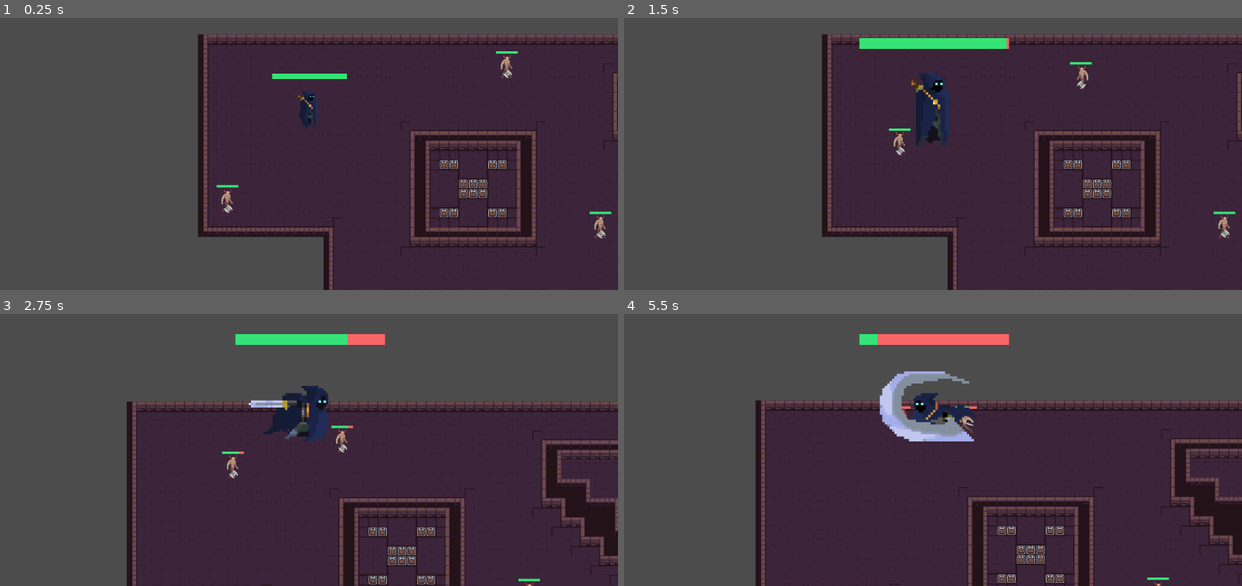
Above: before the commit, frames 1-4 (two rows, left to right).
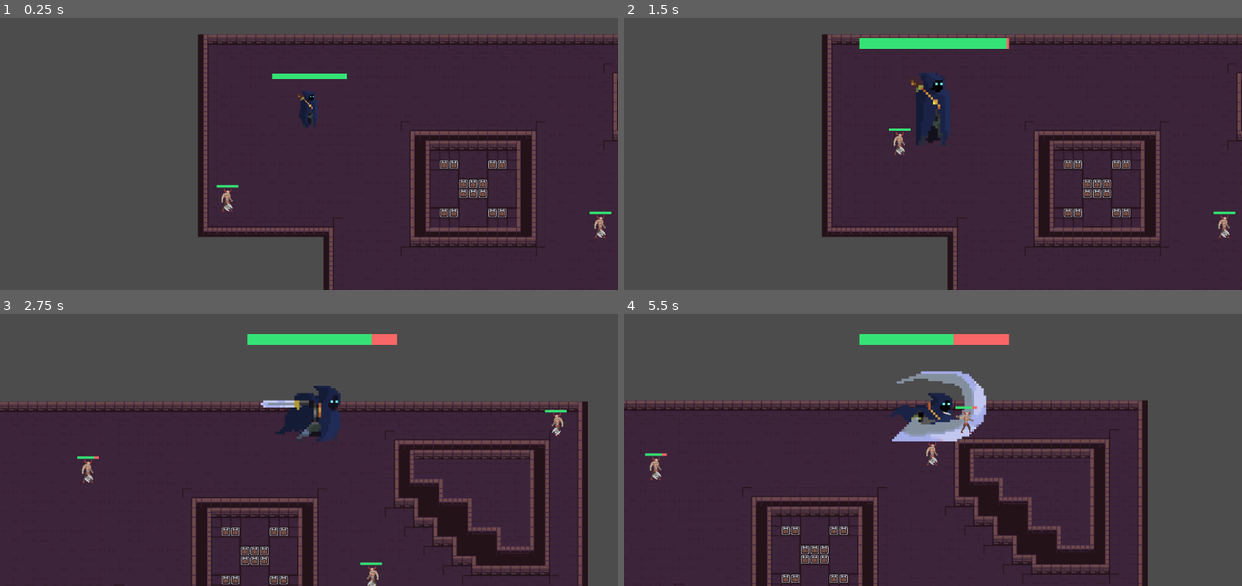
Above: after the commit, the same moments.

Repository: ardilom/CC5408
Game: Godot game, scene res://Scene/Mapa_demo.tscn
Same seed, same stepped clock (60 frames per second), same inputs: the game is played once before the commit and once after it. Before the commit the project has no main scene; this scene is started directly in both runs.
Inputs (mouse positions are in pixels of both pictures, inside the frame that each line leads up to):
- Up to frame 1 (0.25 s): no input
- Up to frame 2 (1.5 s): move the mouse to (1068, 91) at 0.52 s; hold A (bigger) 0.53-1.28 s; move the mouse to (809, 126) at 1.27 s; tap A (bigger) at 1.35 s
- Up to frame 3 (2.75 s): move the mouse to (370, 324) at 2.02 s; hold A (bigger) from 2.03 s (still down); click (370, 324) at 2.1 s
- Up to frame 4 (5.5 s): move the mouse to (902, 477) at 2.77 s; release A (bigger) at 2.78 s; tap S (smaller) at 2.85 s; tap A (bigger) at 3.05, 4.35 s; move the mouse to (1118, 458) at 3.52 s; hold A (bigger) 3.53-4.28 s; move the mouse to (747, 352) at 4.27 s; move the mouse to (963, 406) at 5.02 s; hold A (bigger) from 5.03 s (still down); click (963, 406) at 5.1 s

The runs differ from the first frame. In frame 1, 0.2% of the frame differs, in the area x 35-98%, y 12-81%; in frame 2, 0.2%; in frame 3, 31%; in frame 4, 38%, in the area x 0-100%, y 7-100%.

Commit message:
no se

Diff:
--- a/Scene/Enemy.tscn
+++ b/Scene/Enemy.tscn
@@ -9,6 +9,7 @@
 [ext_resource path="res://animaciones_enemy/demon_walk.tres" type="Animation" id=7]
 [ext_resource path="res://animaciones_enemy/idle.tres" type="Animation" id=8]
 [ext_resource path="res://Scene/colision_enemy.gd" type="Script" id=9]
+[ext_resource path="res://monos/demon_axe_red/ready_3.png" type="Texture" id=10]
 
 [sub_resource type="CircleShape2D" id=1]
 radius = 19.823
@@ -23,7 +24,7 @@
 resource_name = "dies"
 length = 0.4
 tracks/0/type = "value"
-tracks/0/path = NodePath("Sprite:texture")
+tracks/0/path = NodePath("../Enemy/Sprite:texture")
 tracks/0/interp = 1
 tracks/0/loop_wrap = true
 tracks/0/imported = false
@@ -91,7 +92,7 @@
 
 [node name="Sprite" type="Sprite" parent="."]
 position = Vector2( 1, 0 )
-texture = ExtResource( 6 )
+texture = ExtResource( 10 )
 offset = Vector2( 0, -14 )
 
 [node name="CollisionShape2D" type="CollisionShape2D" parent="."]
--- a/Scene/Enemy2.tscn
+++ b/Scene/Enemy2.tscn
@@ -1,13 +1,7 @@
-[gd_scene load_steps=13 format=2]
+[gd_scene load_steps=7 format=2]
 
-[ext_resource path="res://animaciones/attack.tres" type="Animation" id=1]
 [ext_resource path="res://Scritps/Enemy2.gd" type="Script" id=2]
-[ext_resource path="res://monos/demon_axe_red/dead_2.png" type="Texture" id=3]
-[ext_resource path="res://monos/demon_axe_red/dead_3.png" type="Texture" id=4]
 [ext_resource path="res://monos/demon_axe_red/dead_1.png" type="Texture" id=5]
-[ext_resource path="res://monos/demon_axe_red/dead_4.png" type="Texture" id=6]
-[ext_resource path="res://monos/demon_axe_red/attack2_3.png" type="Texture" id=7]
-[ext_resource path="res://animaciones/idle.tres" type="Animation" id=8]
 
 [sub_resource type="CircleShape2D" id=1]
 radius = 19.823
@@ -22,16 +16,16 @@
 resource_name = "dies"
 length = 0.4
 tracks/0/type = "value"
-tracks/0/path = NodePath("Sprite:texture")
+tracks/0/path = NodePath("../Enemy2/Sprite:texture")
 tracks/0/interp = 1
 tracks/0/loop_wrap = true
 tracks/0/imported = false
 tracks/0/enabled = true
 tracks/0/keys = {
-"times": PoolRealArray( 0, 0.1, 0.2, 0.3 ),
-"transitions": PoolRealArray( 1, 1, 1, 1 ),
+"times": PoolRealArray(  ),
+"transitions": PoolRealArray(  ),
 "update": 1,
-"values": [ ExtResource( 5 ), ExtResource( 3 ), ExtResource( 4 ), ExtResource( 6 ) ]
+"values": [  ]
 }
 
 [node name="Enemy2" type="KinematicBody2D" groups=[
@@ -44,7 +38,7 @@
 
 [node name="Sprite" type="Sprite" parent="."]
 position = Vector2( 1, 0 )
-texture = ExtResource( 7 )
+texture = ExtResource( 5 )
 offset = Vector2( 0, -14 )
 
 [node name="CollisionShape2D" type="CollisionShape2D" parent="."]
@@ -67,6 +61,4 @@
 }
 
 [node name="AnimationPlayer" type="AnimationPlayer" parent="."]
-anims/attack = ExtResource( 1 )
 anims/dies = SubResource( 4 )
-anims/idle = ExtResource( 8 )
--- a/Scene/Mapa_demo.tscn
+++ b/Scene/Mapa_demo.tscn
@@ -351,11 +351,11 @@
 [node name="Enemy" parent="TileMap" instance=ExtResource( 4 )]
 position = Vector2( 965.716, 514.158 )
 
-[node name="Enemy2" parent="TileMap" instance=ExtResource( 4 )]
-position = Vector2( 528.523, 54.2864 )
-
 [node name="Enemy3" parent="TileMap" instance=ExtResource( 4 )]
 position = Vector2( 48.493, 292.411 )
+
+[node name="Enemy2" parent="TileMap" instance=ExtResource( 4 )]
+position = Vector2( 682.761, 320.33 )
 
 [node name="Character" parent="." instance=ExtResource( 2 )]
 position = Vector2( 200.038, 124.492 )
@@ -366,4 +366,4 @@
 autoplay = true
 
 [node name="Enemy" parent="." instance=ExtResource( 4 )]
-position = Vector2( 682.761, 320.33 )
+position = Vector2( 977.625, 40.125 )
--- a/Scritps/KinematicBody2D.gd
+++ b/Scritps/KinematicBody2D.gd
@@ -34,9 +34,6 @@
 func receive_damag(amount):
 	set_hp(hp-amount)
 
-func heal_by(amount):
-	set_hp(hp+amount)
-
 func set_hp(value):
 	hp = clamp(value, 0, 100)
 	$ProgressBar.value = hp
@@ -45,7 +42,7 @@
 func _physics_process(delta):
 	if Input.is_action_just_released("bigger") or Input.is_action_pressed("bigger") :
 
-		var new_scale = min(scale.x+0.1,SCALE_BIG) * Vector2.ONE
+		var new_scale = min(scale.x + 0.1, SCALE_BIG) * Vector2.ONE
 
 		var space_state = get_world_2d().direct_space_state
 		var shape: RectangleShape2D = $CollisionShape2D.shape.duplicate()
@@ -56,16 +53,28 @@
 		query.transform.origin = global_position
 		var result = space_state.intersect_shape(query)
 		var normal = Vector2()
+		# can grow if blocked by 1 side or less
+		var can_grow = true
+		var only_left = true
+		var only_right = true
+		var only_up = true
+		var only_down = true
 		for r in result:
 			if r.collider is TileMap:
 				var tilemap: TileMap = r.collider
 				# TODO make an inverse relationship
-				normal += (global_position - tilemap.map_to_world(r.metadata)).normalized()
+				var tile_normal = (global_position - tilemap.map_to_world(r.metadata)).normalized()
+				only_left = only_left and (tile_normal.x > 0)
+				only_right = only_right and (tile_normal.x < 0)
+				only_up = only_up and (tile_normal.y > 0)
+				only_down = only_down and (tile_normal.y < 0)
+				normal += tile_normal
 		if result.size() > 0:
-			target = global_position + normal.normalized() * 10
+			target = global_position + normal.normalized()
 			in_target = false
 	#		position += normal.normalized() * 4
-		scale = new_scale
+		if only_down or only_left or only_right or only_up:
+			scale = new_scale
 	#		linear_vel = move_and_slide(linear_vel)
 
 	if Input.is_action_just_released("smaller") or Input.is_action_pressed("smaller"):
@@ -74,6 +83,9 @@
 
 	if Input.is_action_just_pressed("dash"):
 		start_dash()
+
+
+
 
 	if not in_target:
 		var diff = target - position
--- a/animaciones_enemy/attack.tres
+++ b/animaciones_enemy/attack.tres
@@ -12,7 +12,7 @@
 length = 0.6
 loop = true
 tracks/0/type = "value"
-tracks/0/path = NodePath("Sprite:texture")
+tracks/0/path = NodePath("../Enemy/Sprite:texture")
 tracks/0/interp = 1
 tracks/0/loop_wrap = true
 tracks/0/imported = false
--- a/animaciones_enemy/demon_walk.tres
+++ b/animaciones_enemy/demon_walk.tres
@@ -12,7 +12,7 @@
 length = 0.6
 loop = true
 tracks/0/type = "value"
-tracks/0/path = NodePath("Sprite:texture")
+tracks/0/path = NodePath("../Enemy/Sprite:texture")
 tracks/0/interp = 1
 tracks/0/loop_wrap = true
 tracks/0/imported = false
--- a/animaciones_enemy/idle.tres
+++ b/animaciones_enemy/idle.tres
@@ -12,7 +12,7 @@
 length = 1.17
 loop = true
 tracks/0/type = "value"
-tracks/0/path = NodePath("Sprite:texture")
+tracks/0/path = NodePath("../Enemy/Sprite:texture")
 tracks/0/interp = 1
 tracks/0/loop_wrap = true
 tracks/0/imported = false
--- a/project.godot
+++ b/project.godot
@@ -16,7 +16,7 @@
 [application]
 
 config/name="TallerVideojuegos_Prototype"
-run/main_scene="res://Scene/Test.tscn"
+run/main_scene="res://Scene/Mapa_demo.tscn"
 config/icon="res://icon.png"
 
 [importer_defaults]
Not shown: 4 places in Scene/Enemy.tscn that only renumber resources
Not shown, changed: Music&Fxs/Juego.wav
